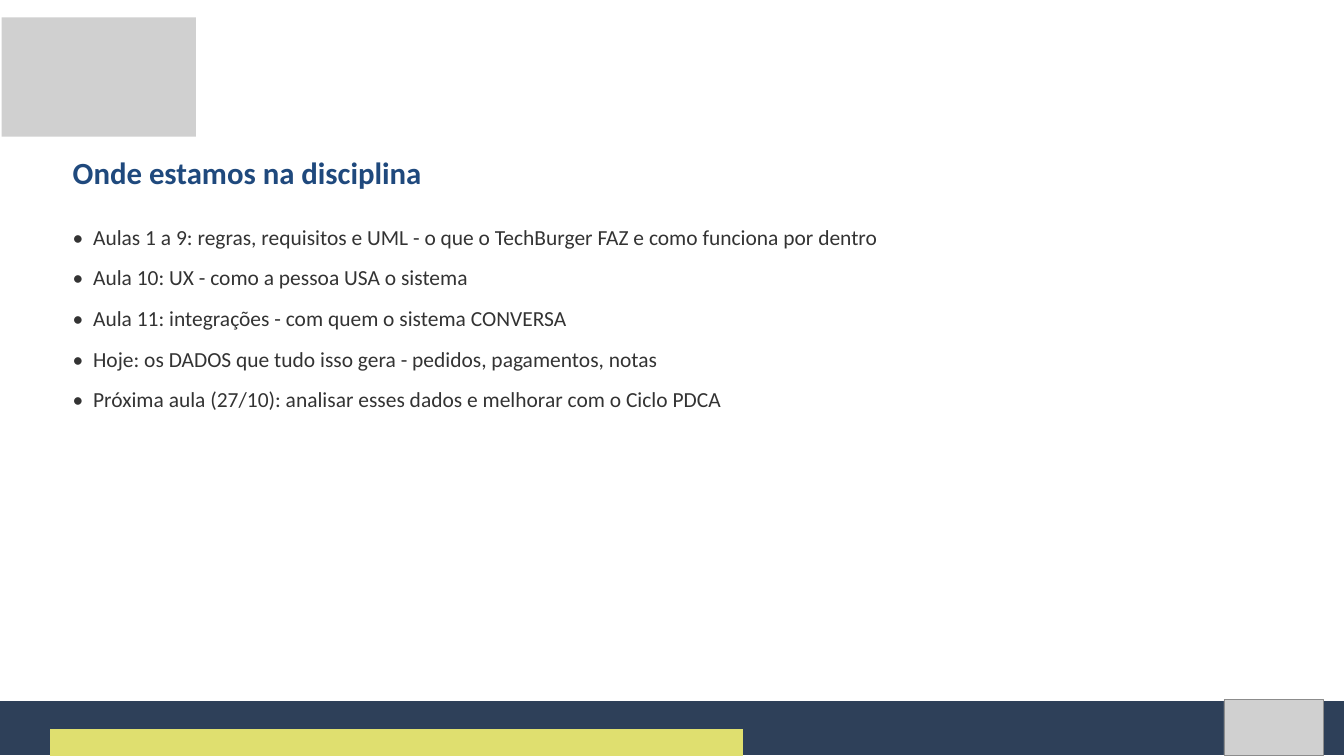
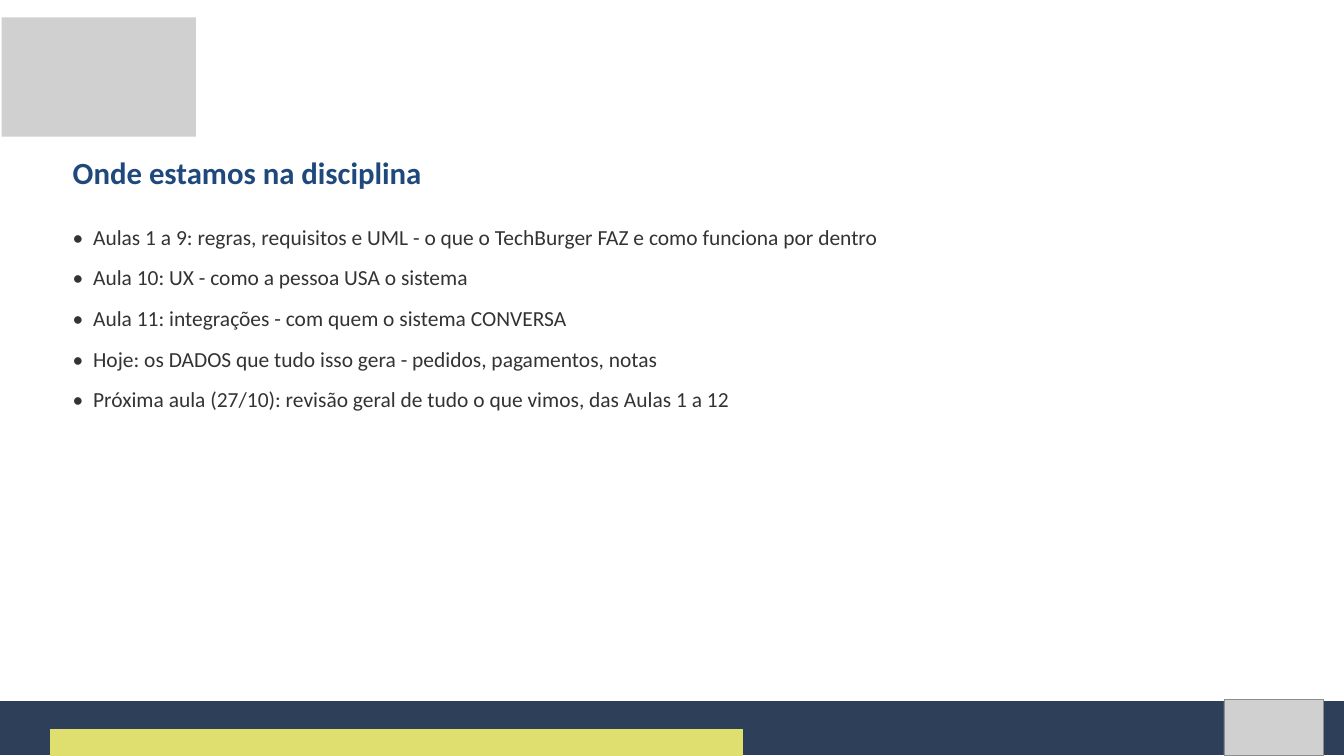
Before and after one commit to Natan20/Curso-Modelagem-De-Sistemas-Material, a slide deck: slide 5 of Aula 12 - 23-10-2026/Aula 12 - Slides.pptx. Drawn at 1344x756 pixels with LibreOffice and Linux fonts; fonts in the diff are those of the drawing; grey boxes stand for pictures. Boxes give left, top, right and bottom in pixels: in the first picture for what was removed or moved away, otherwise in the second. Text is boxed around its words. In the diff, an @@ line names an element or a change of style, - is before the commit and + after.

Commit message:
Aula 12: atualiza apostila e slides

```diff
--- a/Aula 12 - 23-10-2026/Aula 12 - Slides.pptx
+++ b/Aula 12 - 23-10-2026/Aula 12 - Slides.pptx
@@ text at [93,391,729,411]: text changed @@
-• Próxima aula (27/10): analisar esses dados e melhorar com o Ciclo PDCA
+• Próxima aula (27/10): revisão geral de tudo o que vimos, das Aulas 1 a 12
```
Also in this commit, not shown: 2 other slides changed, 2 other files.
